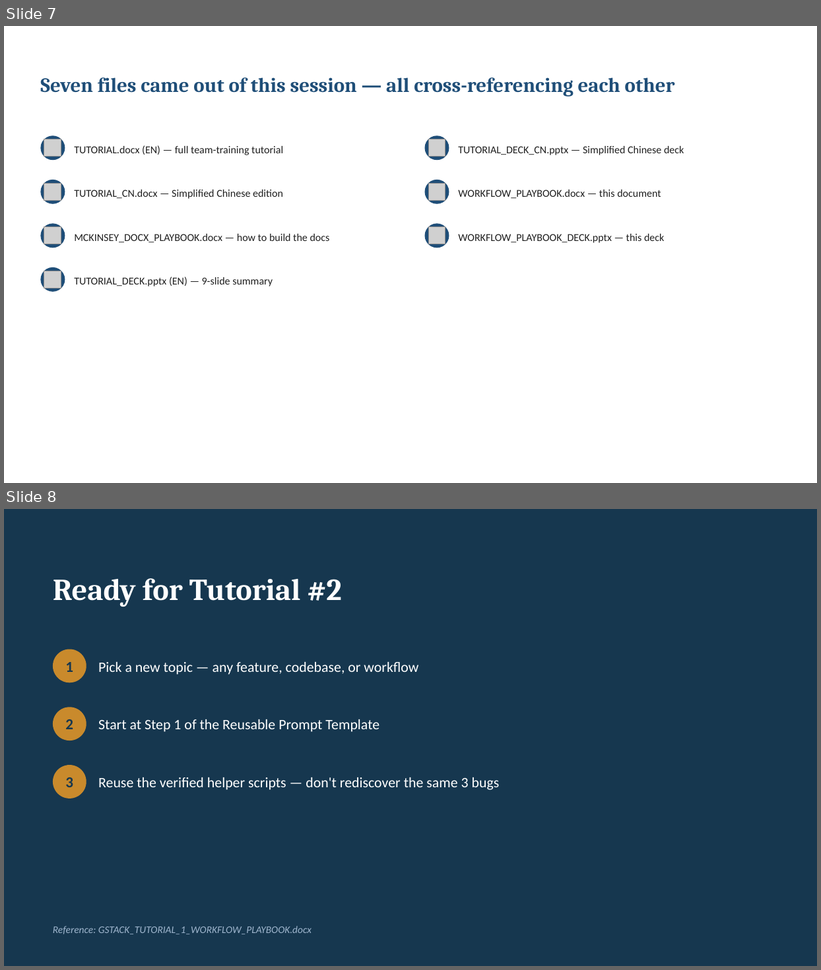
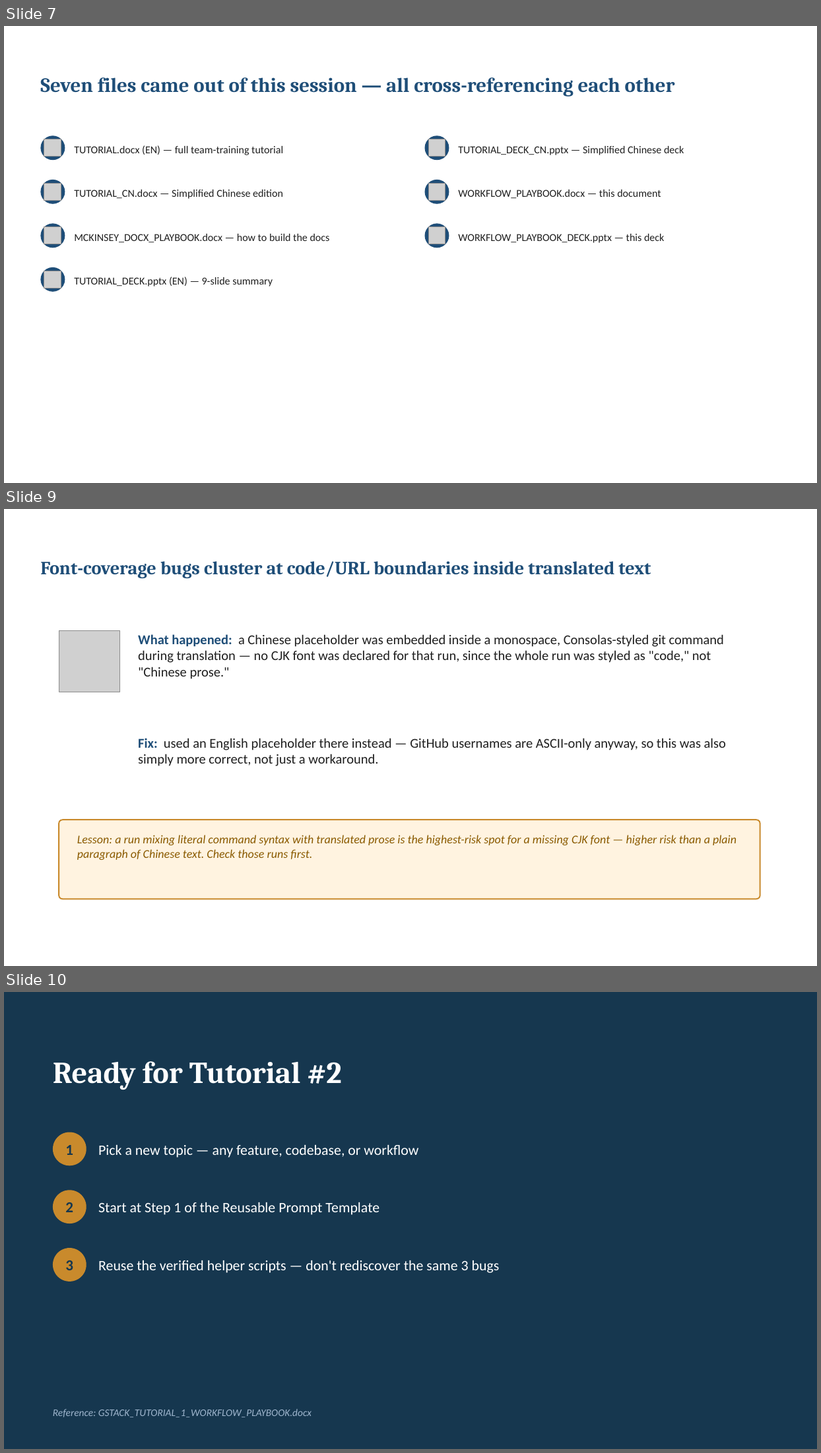
Before and after one commit to mikelix/gstack-tutorial-1, a slide deck: GSTACK_TUTORIAL_1_WORKFLOW_PLAYBOOK_DECK.pptx. Shown one above the other, each under a label of ours: slides 7 and 8 before the commit, slides 7, 9 and 10 after it; the slides between them are not shown. The pictures are 821x970 and 821x1453 pixels, drawn with LibreOffice and Linux fonts; fonts in the diff are those of the drawing; grey boxes stand for pictures. Boxes give left, top, right and bottom in pixels: in the first picture for what was removed or moved away, otherwise in the second. Text is boxed around its words. In the diff, an @@ line names an element or a change of style, - is before the commit and + after.

```diff
--- a/GSTACK_TUTORIAL_1_WORKFLOW_PLAYBOOK_DECK.pptx
+++ b/GSTACK_TUTORIAL_1_WORKFLOW_PLAYBOOK_DECK.pptx
@@ slide 9 added at <box>4,509,817,966</box>, background #FFFFFF @@
@@ text added at <box>40,561,651,578</box>, 22 pt, text #1F4E78, bold @@
+Font-coverage bugs cluster at code/URL boundaries inside translated text
@@ picture added at <box>59,631,120,692</box> @@
@@ text added at <box>138,634,724,679</box>, 16 pt, text #1F1F1F @@
+What happened: a Chinese placeholder was embedded inside a monospace, Consolas-styled git command during translation — no CJK font was declared for that run, since the whole run was styled as "code," not "Chinese prose."
@@ text added at <box>138,738,726,766</box>, 16 pt, text #1F1F1F @@
+Fix: used an English placeholder there instead — GitHub usernames are ASCII-only anyway, so this was also simply more correct, not just a workaround.
@@ rounded rectangle added at <box>59,820,760,900</box>, fill #FFF3E0, outline #C98A2C 1.5 pt @@
@@ text added at <box>77,835,737,860</box>, 14 pt, text #8A5A00, italic @@
+Lesson: a run mixing literal command syntax with translated prose is the highest-risk spot for a missing CJK font — higher risk than a plain paragraph of Chinese text. Check those runs first.
@@ what was slide 8 is now slide 10 @@
```
Also in this commit, not shown: 1 other slide added, 1 other file.
